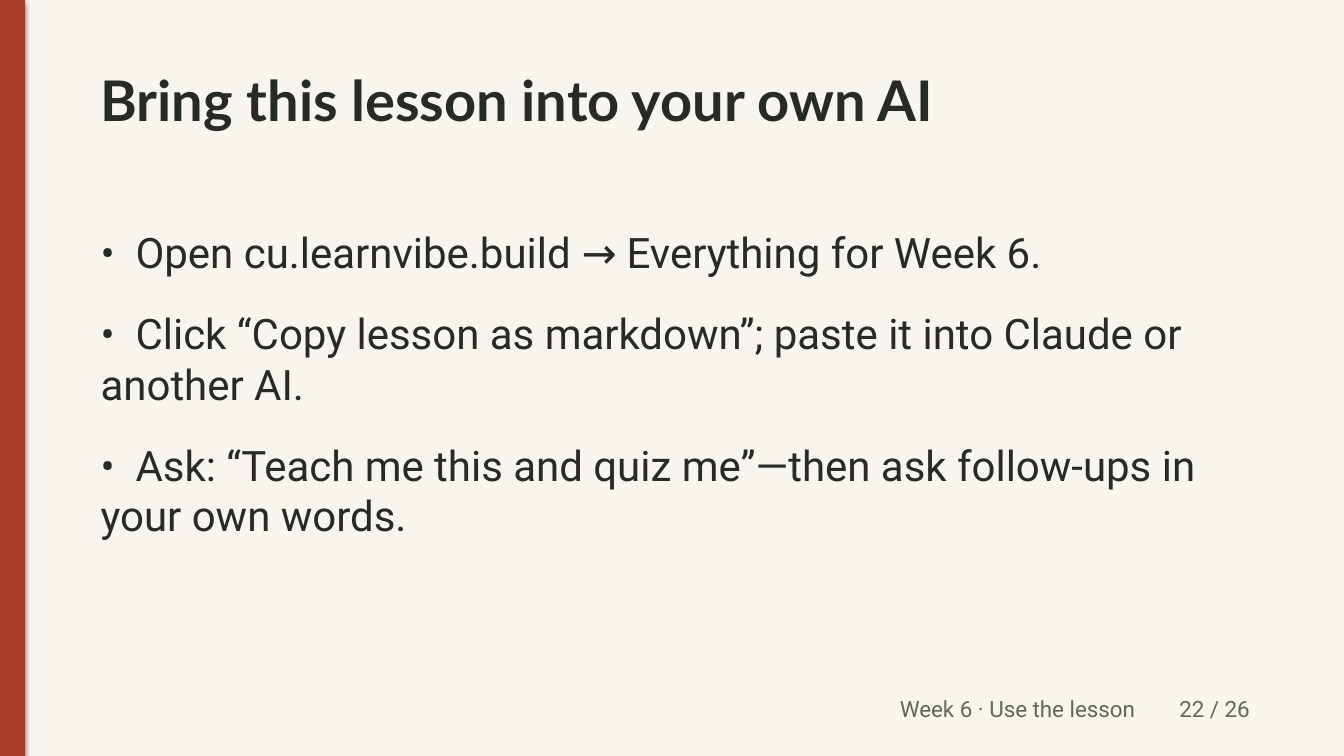
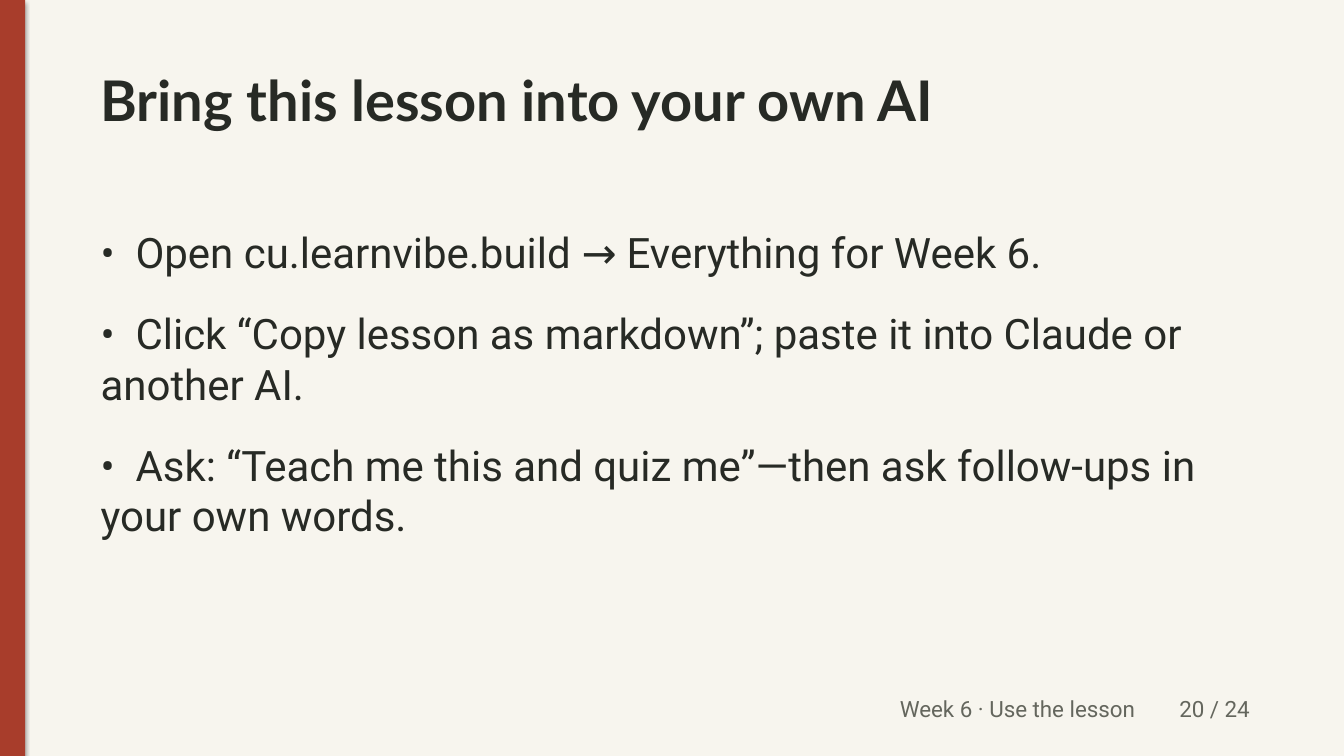
Before and after one commit to unforcedagi/learn-vibe-build-deck, a slide deck: slide 20 of lessons/week-6/_src/week6-lecture.pptx (slide 22 before the commit). Drawn at 1344x756 pixels with LibreOffice and Linux fonts; fonts in the diff are those of the drawing. Boxes give left, top, right and bottom in pixels: in the first picture for what was removed or moved away, otherwise in the second. Text is boxed around its words. In the diff, an @@ line names an element or a change of style, - is before the commit and + after.

Commit message:
Week 6 slides: class overview of builds + shared friction; merge design/feedback/debug; drop credits slide (Aaron) (#18)

```diff
--- a/lessons/week-6/_src/week6-lecture.pptx
+++ b/lessons/week-6/_src/week6-lecture.pptx
@@ text at (x1=900, y1=700, x2=1250, y2=717): text changed @@
-Week 6 · Use the lesson 22 / 26
+Week 6 · Use the lesson 20 / 24
```
Also in this commit, not shown: 21 other slides changed, 2 slides added, 4 slides removed, 5 other files.
